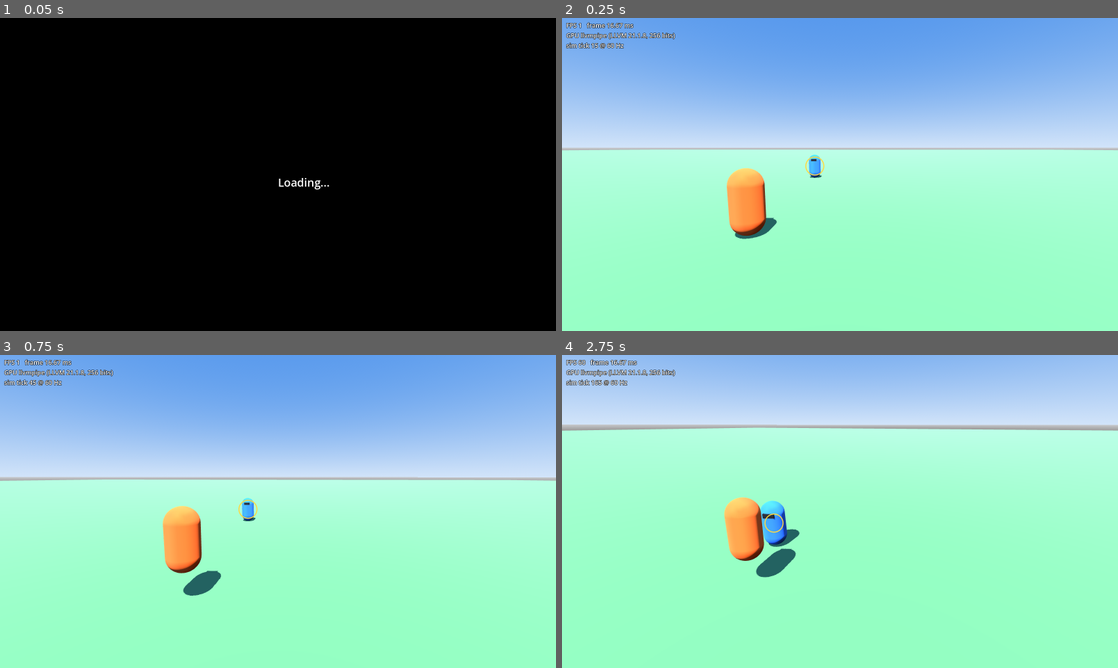
Above: before the commit, frames 1-4 (two rows, left to right).
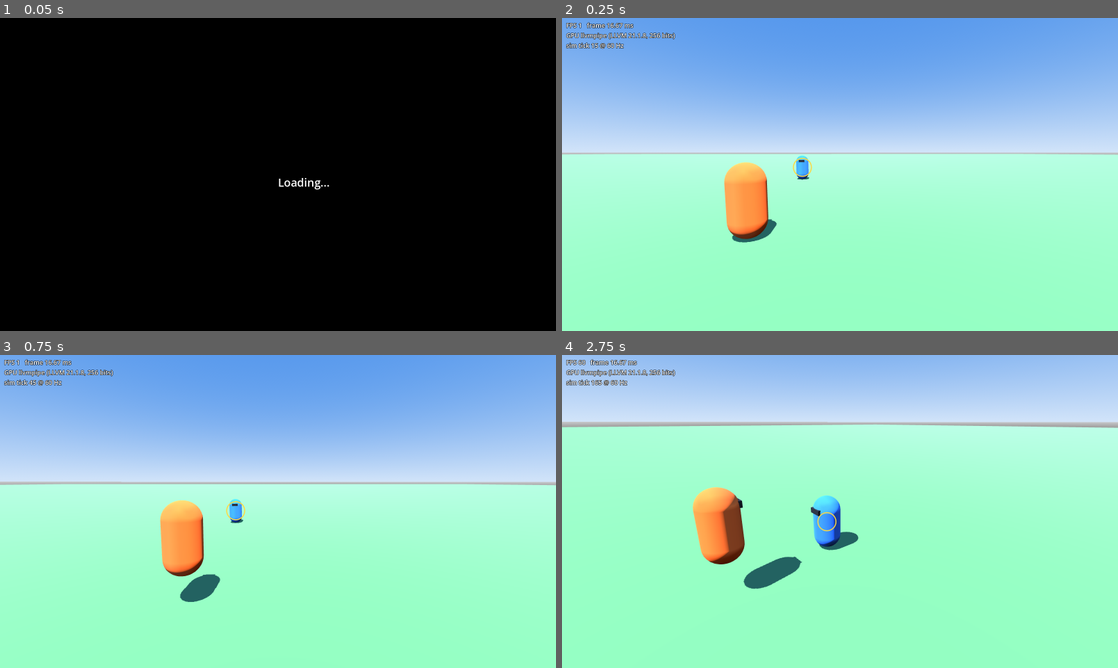
Above: after the commit, the same moments.

Repository: ArnabChatterjee20k/skybreak
Game: Godot game, scene res://game/levels/test_arena.tscn
The game is run twice, just before and just after one commit, with the same random seed, the same clock (stepped at 60 frames per second) and the same inputs.
Inputs (mouse positions are in pixels of both pictures, inside the frame that each line leads up to):
- Up to frame 1 (0.05 s): no input
- Up to frame 2 (0.25 s): no input
- Up to frame 3 (0.75 s): tap Enter at 0.5 s; move the mouse to (400, 495) at 0.52 s; hold D (move_right) from 0.53 s (still down); tap Space (ascend) at 0.6 s; click (400, 495) at 0.67 s
- Up to frame 4 (2.75 s): move the mouse to (812, 511) at 1.27 s; release D (move_right) at 1.28 s; hold W (move_forward) from 1.28 s (still down); tap E (fighter_block) at 1.35 s; click (812, 511) at 1.42 s; move the mouse to (851, 505) at 2.02 s; tap X (fighter_breaker) at 2.1 s; click (851, 505) at 2.17 s

Frame 1 is identical in both runs. In frame 2, 3.0% of the frame differs, in the area x 0-100%, y 41-72%; in frame 3, 3.4%; in frame 4, 6.8%, in the area x 0-100%, y 21-75%.

Commit message:
Range-band camera framing and a frozen shoulder on re-lock (T-117)
The interim playtest found one framing at every distance: far opponents were
6-30 px dots on the player's head and at 2.5 m the capsules nearly
overlapped. LockOnFraming now has range bands with hysteresis (near below
9 m / above 11 m, far above 32 m / below 28 m); the camera eases between
their blends over 0.5 s or more.

- Near: 4.5 m boom, 25 degree side swing that widens in 5 degree steps (up
  to 90 total) until the silhouettes are 13% of the width apart, and the
  player moves toward the edge (0.45 instead of 1/3) to make room.
- Mid: the T-113/T-114 framing.
- Far: behind and low, with the FOV narrowed so a 2 m opponent stays 40 px
  tall (40 degree floor); not while a big height gap is widening the view.
- On re-lock the shoulder side stays fixed until the view is within 10
  degrees of its goal, so it can't flip mid-swing.

The scripted playtest records opponent pixel height, silhouette gap, camera
band and player visibility, and asserts the new targets. AGENTS.md: T-D10
character ownership and the CharacterView contract. TODO.md: T-117 in
review; T-120, T-121, T-122 and T-D10 filed; merged tasks moved to Done.

Co-Authored-By: Claude Opus 5.5 <noreply@anthropic.com>

Diff:
--- a/game/debug/flight_playtest.gd
+++ b/game/debug/flight_playtest.gd
@@ -35,7 +35,11 @@
 ## tick, locked, camera (Transform3D), fov, player, opponent (positions),
 ## player_on_screen, opponent_on_screen, player_screen_height (fraction),
 ## camera_distance (to the player, m), view_pitch (radians, negative = down),
-## opponent_hidden (fraction of the opponent's screen box the player covers).
+## opponent_hidden (fraction of the opponent's screen box the player covers),
+## opponent_pixels (opponent's on-screen height at 1080p), silhouette_gap
+## (horizontal space between the two fighters' screen boxes as a fraction of
+## the screen width; negative when they overlap), band (the camera's
+## LockOnFraming.Band), player_visible (false while vanished).
 func advance() -> Dictionary:
 	arena.step_tick()
 	arena.present_frame(1.0, FRAME_SECONDS)
@@ -60,7 +64,22 @@
 		"camera_distance": view.origin.distance_to(player),
 		"view_pitch": asin(clampf(-view.basis.z.y, -1.0, 1.0)),
 		"opponent_hidden": opponent_hidden_fraction(view, camera.fov, screen, player, opponent),
+		"opponent_pixels": _screen_box(view, camera.fov, screen, opponent).size.y,
+		"silhouette_gap": silhouette_gap(view, camera.fov, screen, player, opponent),
+		"band": camera.range_band(),
+		"player_visible": arena.sim.fighters[0].state != FighterState.State.VANISHING,
 	}
+
+
+## Horizontal gap between the fighters' screen boxes / screen width (< 0 = overlap).
+static func silhouette_gap(view: Transform3D, fov: float, screen: Vector2,
+		player: Vector3, opponent: Vector3) -> float:
+	var a := _screen_box(view, fov, screen, player)
+	var b := _screen_box(view, fov, screen, opponent)
+	if not a.has_area() or not b.has_area():
+		return 1.0
+	var gap := maxf(b.position.x - a.end.x, a.position.x - b.end.x)
+	return gap / screen.x
 
 
 ## How much of the opponent's on-screen box the player's box covers (0..1),
--- a/game/view/camera/fighter_camera.gd
+++ b/game/view/camera/fighter_camera.gd
@@ -48,6 +48,10 @@
 var _anchor := Vector3.ZERO
 var _gliding := false
 var _was_locked := false
+var _band := LockOnFraming.Band.MID
+## True from a re-lock until the view has turned onto the new framing; the
+## shoulder side stays fixed meanwhile so it can't flip mid-swing.
+var _relock_turning := false
 
 
 func _unhandled_input(event: InputEvent) -> void:
@@ -69,6 +73,16 @@
 	_seconds_since_mouse_moved = 0.0
 
 
+## Which shoulder the camera is heading for: -1 left, +1 right.
+func shoulder_side() -> float:
+	return _shoulder_goal
+
+
+## The camera's current range band (LockOnFraming.Band).
+func range_band() -> LockOnFraming.Band:
+	return _band
+
+
 ## Camera heading in radians, for FighterInput.view_yaw.
 func view_yaw() -> float:
 	return global_rotation.y
@@ -78,18 +92,30 @@
 func follow(player: Vector3, target: Vector3, locked: bool, delta: float) -> void:
 	_seconds_since_mouse_moved += delta
 	var goal: Transform3D
-	var fov_goal := LockOnFraming.locked_fov(base_fov, player, target) if locked else base_fov
+	var fov_goal := base_fov
 	if locked:
 		if _seconds_since_mouse_moved > orbit_return_delay:
 			orbit = orbit.lerp(Vector2.ZERO, _blend(orbit_return_sharpness, delta))
-		_shoulder_goal = LockOnFraming.shoulder_side_for(global_transform, player, target, _shoulder_goal)
+		if not _was_locked and _has_pose:
+			_relock_turning = true
+		if not _relock_turning:
+			_shoulder_goal = LockOnFraming.shoulder_side_for(global_transform, player, target, _shoulder_goal)
 		_shoulder = move_toward(_shoulder, _shoulder_goal, shoulder_switch_speed * delta)
-		var range_goal := LockOnFraming.range_blend(player.distance_to(target))
+		_band = LockOnFraming.band_for(player.distance_to(target), _band)
+		var range_goal: float = LockOnFraming.BAND_BLEND[_band]
 		if _far_blend < 0.0:
 			_far_blend = range_goal
 		else:
 			_far_blend = lerpf(_far_blend, range_goal, _blend(range_blend_sharpness, delta))
-		goal = LockOnFraming.locked_pose(player, target, _shoulder, orbit, _far_blend, base_fov)
+		var widened := LockOnFraming.locked_fov(base_fov, player, target)
+		var zoomed := LockOnFraming.far_zoom_fov(widened, global_position.distance_to(target))
+		# The zoom follows the band directly; fov_sharpness eases it over ~0.5 s.
+		# A big height gap widens the view instead; zooming then would lose the opponent.
+		var height_gap_widening := widened > base_fov + 0.01
+		fov_goal = zoomed if _band == LockOnFraming.Band.FAR and not height_gap_widening else widened
+		goal = LockOnFraming.locked_pose(player, target, _shoulder, orbit, _far_blend, fov_goal)
+		if _relock_turning and (-global_basis.z).angle_to(-goal.basis.z) < deg_to_rad(10.0):
+			_relock_turning = false
 	else:
 		if _was_locked and _has_pose:
 			_continue_free_orbit_from_here(player)
--- a/game/view/camera/lock_on_framing.gd
+++ b/game/view/camera/lock_on_framing.gd
@@ -3,14 +3,27 @@
 ## Where the fight camera wants to be, as pure functions of fighter positions.
 ## FighterCamera smooths toward these poses; tests check them directly.
 
-## Range bands in metres: at CLOSE_RANGE the camera sits to the side, at
-## FAR_RANGE directly behind and low.
+## Range bands (design §4.2). Near: shorter boom swung ~25° aside so spacing
+## reads. Mid: the standard framing. Far: behind and low with a narrowed FOV so
+## the opponent stays readable. Entering and leaving a band use different
+## distances (hysteresis) so the framing doesn't flicker at the edges.
+enum Band { NEAR, MID, FAR }
+const NEAR_ENTER := 9.0
+const NEAR_EXIT := 11.0
+const FAR_ENTER := 32.0
+const FAR_EXIT := 28.0
+## far_blend each band eases toward: 0 = near framing, 1 = far framing.
+const BAND_BLEND := {Band.NEAR: 0.0, Band.MID: 0.5, Band.FAR: 1.0}
+## Far band zoom: keep a 2 m fighter at least this tall (px at 1080p), but
+## never narrower than MIN_ZOOM_FOV.
+const FAR_OPPONENT_PIXELS := 40.0
+const MIN_ZOOM_FOV := 40.0
 const CLOSE_RANGE := 5.0
 const FAR_RANGE := 40.0
 const CLOSE_SIDE_ANGLE := deg_to_rad(25.0)
 ## Boom lengths keep the camera about 6-6.5 m from the player, so the 2 m tall fighter
 ## stays at least ~15% of screen height even with the FOV fully widened.
-const CLOSE_BOOM_LENGTH := 6.0
+const CLOSE_BOOM_LENGTH := 4.5
 const FAR_BOOM_LENGTH := 6.5
 const CLOSE_HEIGHT := 1.8
 const FAR_HEIGHT := 0.7
@@ -32,9 +45,20 @@
 const MAX_VIEW_PITCH_UP := deg_to_rad(25.0)
 ## Most the FOV widens (degrees) for big height gaps.
 const MAX_FOV_BOOST := 10.0
+## Height of a fighter, for on-screen size targets (m).
+const FIGHTER_HEIGHT := 2.0
+const FIGHTER_RADIUS := 0.5
+## Near band: aim for at least this gap between the fighters on screen, as a
+## fraction of the width (the asserted minimum is 10%; the extra leaves margin
+## while the band blend settles). The side swing grows in steps up to the maximum.
+const MIN_NEAR_SCREEN_GAP := 0.13
+const SIDE_ANGLE_STEP := deg_to_rad(5.0)
+const MAX_EXTRA_SIDE_ANGLE := deg_to_rad(65.0)
 ## Where the player sits while locked: this far from the screen centre toward
 ## the edge away from the shoulder, as a fraction of the half width (1/3 from the edge).
 const PLAYER_SCREEN_OFFSET := 1.0 / 3.0
+## In the near band the player moves further toward the edge to make room.
+const NEAR_PLAYER_SCREEN_OFFSET := 0.45
 ## The opponent must cross past the player by this much (fraction of the half
 ## width) before the shoulder flips.
 const SHOULDER_SWITCH_MARGIN := 0.05
@@ -50,15 +74,50 @@
 ## vertical_fov: degrees, used to put the player at PLAYER_SCREEN_OFFSET.
 static func locked_pose(player: Vector3, target: Vector3, shoulder: float, orbit: Vector2,
 		far_blend: float = -1.0, vertical_fov: float = DEFAULT_VERTICAL_FOV) -> Transform3D:
+	if far_blend < 0.0:
+		far_blend = BAND_BLEND[band_for(player.distance_to(target), Band.MID)]
+	var pose := _pose_with_side(player, target, shoulder, orbit, far_blend, vertical_fov, 0.0)
+	# Near band: swing further aside until the fighters' silhouettes are apart.
+	var near_weight := clampf(1.0 - far_blend * 2.0, 0.0, 1.0)
+	var wanted_gap := MIN_NEAR_SCREEN_GAP
+	var extra := 0.0
+	while near_weight > 0.0 and extra < MAX_EXTRA_SIDE_ANGLE 			and screen_gap(pose, vertical_fov, player, target) < wanted_gap:
+		extra += SIDE_ANGLE_STEP
+		pose = _pose_with_side(player, target, shoulder, orbit, far_blend, vertical_fov, extra)
+	return pose
+
+
+## Horizontal gap between the two fighters' screen boxes as a fraction of the
+## screen width; negative when they overlap, 1 when either is behind the camera.
+static func screen_gap(camera: Transform3D, vertical_fov: float, a: Vector3, b: Vector3) -> float:
+	var box_a := _screen_box_ndc(camera, vertical_fov, a)
+	var box_b := _screen_box_ndc(camera, vertical_fov, b)
+	if not box_a.has_area() or not box_b.has_area():
+		return 1.0
+	return maxf(box_b.position.x - box_a.end.x, box_a.position.x - box_b.end.x) / 2.0
+
+
+## A standing fighter's box in normalised screen space (x and y in -1..1).
+static func _screen_box_ndc(camera: Transform3D, vertical_fov: float, centre: Vector3) -> Rect2:
+	var local := camera.affine_inverse() * centre
+	if local.z >= -0.1:
+		return Rect2()
+	var tan_half_v := tan(deg_to_rad(vertical_fov) / 2.0)
+	var depth := -local.z
+	var at := Vector2(local.x / (depth * tan_half_v * ASPECT), local.y / (depth * tan_half_v))
+	var half := Vector2(FIGHTER_RADIUS / (depth * tan_half_v * ASPECT), FIGHTER_HEIGHT * 0.5 / (depth * tan_half_v))
+	return Rect2(at - half, half * 2.0)
+
+
+static func _pose_with_side(player: Vector3, target: Vector3, shoulder: float, orbit: Vector2,
+		far_blend: float, vertical_fov: float, extra_side: float) -> Transform3D:
 	var to_target := target - player
 	var flat := Vector3(to_target.x, 0.0, to_target.z)
 	var facing := flat.normalized() if flat.length() > 0.01 else Vector3.FORWARD
-	if far_blend < 0.0:
-		far_blend = range_blend(to_target.length())
 	var clamped := clamp_orbit(orbit)
 
 	var behind := -facing
-	var side_angle := lerpf(CLOSE_SIDE_ANGLE, 0.0, far_blend) * shoulder
+	var side_angle := (lerpf(CLOSE_SIDE_ANGLE, 0.0, far_blend) + extra_side) * shoulder
 	var boom := behind.rotated(Vector3.UP, side_angle + clamped.x)
 	var boom_side := boom.cross(Vector3.UP).normalized()
 	var elevation := atan2(to_target.y, maxf(flat.length(), 0.01))
@@ -72,7 +131,9 @@
 	# Aim beside the player so they sit 1/3 from the edge and the opponent gets
 	# the open side; pitch still frames the midpoint.
 	var tan_half_h := tan(deg_to_rad(vertical_fov) / 2.0) * ASPECT
-	var aside := atan(PLAYER_SCREEN_OFFSET * tan_half_h) * shoulder
+	var near_weight := clampf(1.0 - far_blend * 2.0, 0.0, 1.0)
+	var player_offset := lerpf(PLAYER_SCREEN_OFFSET, NEAR_PLAYER_SCREEN_OFFSET, near_weight)
+	var aside := atan(player_offset * tan_half_h) * shoulder
 	var to_player := player - position
 	var heading := Vector3(to_player.x, 0.0, to_player.z).rotated(Vector3.UP, -aside)
 	var midpoint_pitch := _clamp_pitch(player.lerp(target, 0.5) - position)
@@ -80,7 +141,7 @@
 	var pose := _looking_at(position, position + look)
 	# Pitch skews where a yaw offset lands on screen; nudge the yaw until the
 	# player is at the intended screen x.
-	var wanted_x := -PLAYER_SCREEN_OFFSET * shoulder * tan_half_h
+	var wanted_x := -player_offset * shoulder * tan_half_h
 	for _pass in 3:
 		var local := pose.affine_inverse() * player
 		if local.z >= -0.01:
@@ -108,6 +169,24 @@
 	var boom := Vector3.BACK.rotated(Vector3.RIGHT, -clamped_pitch).rotated(Vector3.UP, yaw)
 	var pivot := player + Vector3.UP * FREE_LOOK_HEIGHT
 	return _looking_at(pivot + boom * FREE_BOOM_LENGTH, pivot)
+
+
+## The band for a fighter distance, given the current band (hysteresis).
+static func band_for(distance: float, current: Band) -> Band:
+	var near_edge := NEAR_EXIT if current == Band.NEAR else NEAR_ENTER
+	var far_edge := FAR_EXIT if current == Band.FAR else FAR_ENTER
+	if distance < near_edge:
+		return Band.NEAR
+	if distance > far_edge:
+		return Band.FAR
+	return Band.MID
+
+
+## Narrowest useful FOV (degrees) for an opponent this far from the camera:
+## keeps them FAR_OPPONENT_PIXELS tall, between MIN_ZOOM_FOV and base_fov.
+static func far_zoom_fov(base_fov: float, camera_to_opponent: float) -> float:
+	var half_tan := FIGHTER_HEIGHT * 1080.0 / (2.0 * FAR_OPPONENT_PIXELS * maxf(camera_to_opponent, 0.01))
+	return clampf(rad_to_deg(2.0 * atan(half_tan)), MIN_ZOOM_FOV, base_fov)
 
 
 ## 0 at close range, 1 at far range.
--- a/tests/playtest/test_flight_camera.gd
+++ b/tests/playtest/test_flight_camera.gd
@@ -5,6 +5,8 @@
 ## Frames at the start of a scenario the camera gets to settle in.
 const SETTLE_FRAMES := 30
 const MIN_CAMERA_DISTANCE := 5.5
+## The near band (T-117) uses a shorter boom.
+const MIN_NEAR_CAMERA_DISTANCE := 4.4
 const MAX_CAMERA_DISTANCE := 10.0
 const MIN_PLAYER_SCREEN_HEIGHT := 0.15
 ## Fastest the camera-to-player distance may change (anti-pumping), m/s.
@@ -27,7 +29,8 @@
 
 func test_player_is_always_on_screen() -> void:
 	for scenario_name in _results:
-		var misses := _settled(scenario_name).filter(func(f): return not f.player_on_screen)
+		# While vanished the player is invisible, so the camera may still be gliding to them.
+		var misses := _settled(scenario_name).filter(func(f): return f.player_visible and not f.player_on_screen)
 		assert_eq(misses.size(), 0, "%s: player off screen in %d frames" % [scenario_name, misses.size()])
 
 
@@ -43,10 +46,23 @@
 	for scenario_name in _results:
 		var near := INF
 		var far := 0.0
-		for frame in _settled(scenario_name):
-			near = minf(near, frame.camera_distance)
+		var near_band := INF
+		var frames := _settled(scenario_name)
+		var frames_since_teleport := 1000
+		for i in frames.size():
+			var frame: Dictionary = frames[i]
+			# Skip the ~0.2 s glide after a teleport: the camera is catching up on purpose.
+			var jump: float = frame.player.distance_to(frames[i - 1].player) if i > 0 else 0.0
+			frames_since_teleport = 0 if jump > 3.0 else frames_since_teleport + 1
+			if frames_since_teleport < 20:
+				continue
+			if frame.band == LockOnFraming.Band.NEAR:
+				near_band = minf(near_band, frame.camera_distance)
+			else:
+				near = minf(near, frame.camera_distance)
 			far = maxf(far, frame.camera_distance)
 		assert_gte(near, MIN_CAMERA_DISTANCE, "%s: closest %.2f m" % [scenario_name, near])
+		assert_gte(near_band, MIN_NEAR_CAMERA_DISTANCE, "%s: closest in near band %.2f m" % [scenario_name, near_band])
 		assert_lte(far, MAX_CAMERA_DISTANCE, "%s: farthest %.2f m" % [scenario_name, far])
 
 
@@ -170,3 +186,46 @@
 		for i in range(1, frames.size()):
 			biggest = maxf(biggest, frames[i].camera.origin.distance_to(frames[i - 1].camera.origin))
 		assert_lte(biggest, 2.5, "%s: camera moved %.2f m in one frame" % [scenario_name, biggest])
+
+
+## Locked frames at least `settle` frames after the gap entered [low, high) metres.
+func _frames_in_range(scenario_name: String, low: float, high: float, settle: int) -> Array:
+	var picked := []
+	var inside := 0
+	for frame in _settled(scenario_name):
+		var gap: float = frame.player.distance_to(frame.opponent)
+		inside = inside + 1 if frame.locked and gap >= low and gap < high else 0
+		if inside > settle:
+			picked.append(frame)
+	return picked
+
+
+func test_far_opponent_stays_at_least_40_pixels_tall_until_the_zoom_floor() -> void:
+	# T-117: beyond 30 m the FOV narrows (40° floor) so the opponent stays >= ~40 px.
+	for scenario_name in _results:
+		for frame in _frames_in_range(scenario_name, 32.0, 70.0, 60):
+			var gap: Vector3 = frame.opponent - frame.player
+			var height_angle := atan2(absf(gap.y), Vector2(gap.x, gap.z).length())
+			# Big height gaps widen the view instead of zooming (the marker covers it).
+			if not frame.opponent_on_screen or height_angle > LockOnFraming.MAX_VIEW_PITCH_UP:
+				continue
+			assert_gte(frame.opponent_pixels, 38.0,
+				"%s tick %d: opponent %.0f px at %.0f m" % [scenario_name, frame.tick,
+				frame.opponent_pixels, frame.player.distance_to(frame.opponent)])
+
+
+func test_fov_never_narrows_below_40_degrees() -> void:
+	for scenario_name in _results:
+		for frame in _settled(scenario_name):
+			assert_gte(frame.fov, 39.9, "%s tick %d" % [scenario_name, frame.tick])
+
+
+func test_near_fighters_keep_a_10_percent_screen_gap() -> void:
+	# T-117: under 10 m the camera swings ~25° aside so the silhouettes stay apart.
+	var checked := 0
+	for scenario_name in _results:
+		# One second after entering the near band, once the band blend has settled.
+		for frame in _frames_in_range(scenario_name, 0.0, 9.0, 60):
+			checked += 1
+			assert_gte(frame.silhouette_gap, 0.1, "%s tick %d: gap %.2f" % [scenario_name, frame.tick, frame.silhouette_gap])
+	assert_gt(checked, 0, "some scenario reaches the near band")
--- a/tests/view/test_fighter_camera.gd
+++ b/tests/view/test_fighter_camera.gd
@@ -50,3 +50,18 @@
 	for _frame in 240:
 		_camera.follow(player, above, false, 1.0 / 60.0)
 	assert_almost_eq(_camera.fov, _camera.base_fov, 0.05)
+
+
+func test_shoulder_side_is_frozen_while_turning_back_after_a_relock() -> void:
+	var player := Vector3.ZERO
+	var ahead := Vector3(3, 0, -15)
+	for _frame in 120:
+		_camera.follow(player, ahead, true, 1.0 / 60.0)
+	var side := _camera.shoulder_side()
+	for _frame in 10:
+		_camera.follow(player, ahead, false, 1.0 / 60.0)
+	# Re-lock onto an opponent behind and to the other side: the big turn starts.
+	var behind := Vector3(-side * 6.0, 0, 15)
+	for _frame in 20:
+		_camera.follow(player, behind, true, 1.0 / 60.0)
+		assert_eq(_camera.shoulder_side(), side, "no shoulder flip mid-turn")
--- a/tests/view/test_lock_on_framing.gd
+++ b/tests/view/test_lock_on_framing.gd
@@ -143,3 +143,32 @@
 	var steep := LockOnFraming.locked_fov(75.0, PLAYER, PLAYER + Vector3(0, 60, -2))
 	assert_gt(steep, 75.0)
 	assert_lte(steep, 75.0 + LockOnFraming.MAX_FOV_BOOST)
+
+
+func test_range_bands_use_hysteresis_at_their_edges() -> void:
+	var NEAR := LockOnFraming.Band.NEAR
+	var MID := LockOnFraming.Band.MID
+	var FAR := LockOnFraming.Band.FAR
+	assert_eq(LockOnFraming.band_for(8.9, MID), NEAR, "enter near below 9 m")
+	assert_eq(LockOnFraming.band_for(10.0, MID), MID, "stay mid at 10 m")
+	assert_eq(LockOnFraming.band_for(10.0, NEAR), NEAR, "stay near until 11 m")
+	assert_eq(LockOnFraming.band_for(11.1, NEAR), MID, "leave near above 11 m")
+	assert_eq(LockOnFraming.band_for(30.0, MID), MID, "stay mid at 30 m")
+	assert_eq(LockOnFraming.band_for(32.1, MID), FAR, "enter far above 32 m")
+	assert_eq(LockOnFraming.band_for(30.0, FAR), FAR, "stay far until 28 m")
+	assert_eq(LockOnFraming.band_for(27.9, FAR), MID, "leave far below 28 m")
+
+
+func test_far_zoom_keeps_a_fighter_40_pixels_tall_down_to_the_floor() -> void:
+	var fov := LockOnFraming.far_zoom_fov(75.0, 50.0)
+	var pixels := LockOnFraming.FIGHTER_HEIGHT / (2.0 * 50.0 * tan(deg_to_rad(fov) / 2.0)) * 1080.0
+	assert_almost_eq(pixels, LockOnFraming.FAR_OPPONENT_PIXELS, 0.5, "40 px at 50 m")
+	assert_eq(LockOnFraming.far_zoom_fov(75.0, 300.0), LockOnFraming.MIN_ZOOM_FOV, "40° floor")
+	assert_eq(LockOnFraming.far_zoom_fov(75.0, 10.0), 75.0, "never wider than the base")
+
+
+func test_near_framing_keeps_the_fighters_apart_on_screen() -> void:
+	var target := PLAYER + Vector3(0, 0, -2.5)
+	for shoulder in [-1.0, 1.0]:
+		var pose := LockOnFraming.locked_pose(PLAYER, target, shoulder, Vector2.ZERO, 0.0)
+		assert_gte(LockOnFraming.screen_gap(pose, 75.0, PLAYER, target), 0.1, "shoulder %s" % shoulder)
Not shown, changed: AGENTS.md
Not shown, changed: TODO.md
